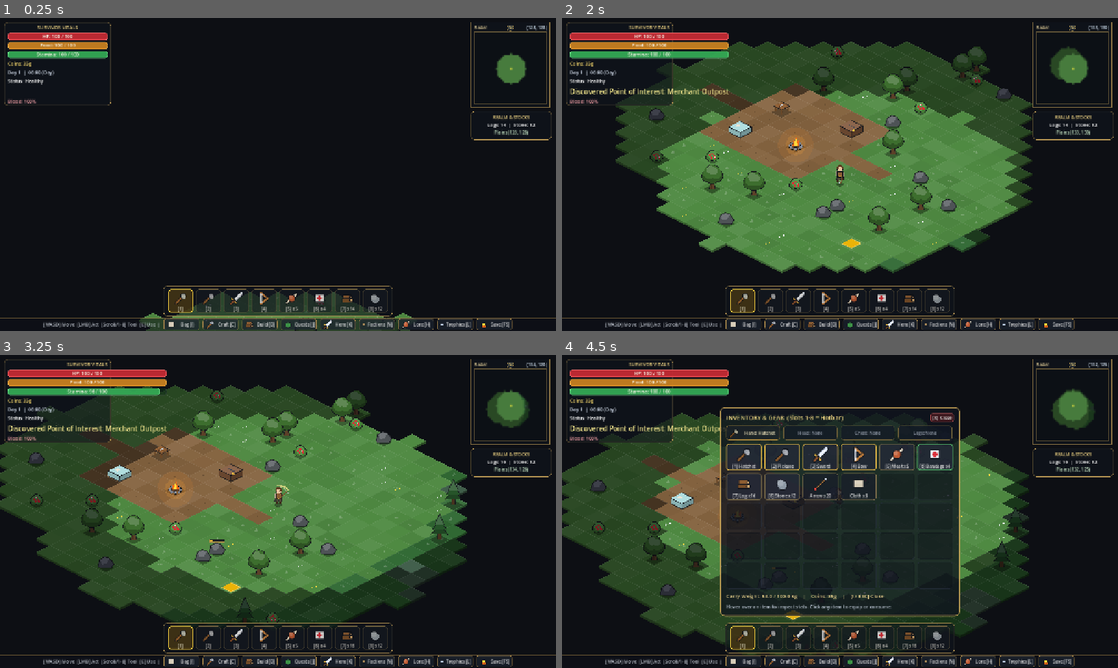
Above: before the commit, frames 1-4 (two rows, left to right).
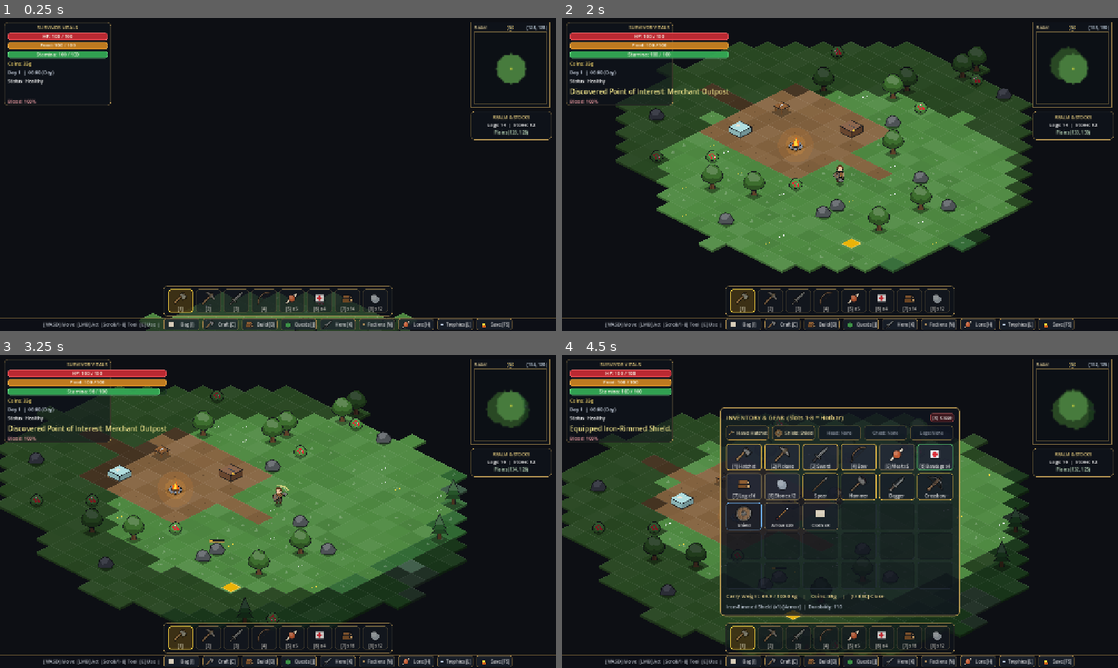
Above: after the commit, the same moments.

Repository: mrsgemaseny/MiniLife
Game: Godot game, scene res://scenes/main.tscn
The game is run twice, just before and just after one commit, with the same random seed, the same clock (stepped at 60 frames per second) and the same inputs.
Inputs (mouse positions are in pixels of both pictures, inside the frame that each line leads up to):
- Up to frame 1 (0.25 s): no input
- Up to frame 2 (2 s): tap Enter at 0.5 s; move the mouse to (962, 158) at 0.52 s; press the mouse at (962, 158) at 0.53 s; hold D (move_right) 0.53-1.28 s; move the mouse to (728, 190) at 1.27 s; release the mouse at (728, 190) at 1.28 s; hold S (move_down) from 1.28 s (still down); click (728, 190) at 1.35 s
- Up to frame 3 (3.25 s): move the mouse to (333, 442) at 2.02 s; release S (move_down) at 2.03 s; hold D (move_right) 2.03-2.78 s; hold Middle mouse button (demolish) 2.03-2.78 s; click (333, 442) at 2.3 s; move the mouse to (250, 574) at 2.77 s; hold W (move_up) from 2.78 s (still down); tap E (interact) at 2.85 s; click (250, 574) at 3.05 s
- Up to frame 4 (4.5 s): move the mouse to (1006, 558) at 3.52 s; release W (move_up) at 3.53 s; press the mouse at (1006, 558) at 3.53 s; hold A (move_left) 3.53-4.25 s; tap I at 3.6 s; release the mouse at (1006, 558) at 4.25 s; click (745, 514) at 4.25 s, where only the run after the commit has a clickable "Shield"

The runs differ from the first frame. In frame 1, 0.2% of the frame differs, in the area x 31-60%, y 87-100%; in frame 2, 0.2%; in frame 3, 0.2%; in frame 4, 3.5%, in the area x 1-71%, y 2-100%.

Commit message:
feat(sprites): integrate 9 RimWorld weapon/shield PNG sprites into ItemIconFactory, InventoryUI, and Player hand rendering

Diff:
--- a/data/items.json
+++ b/data/items.json
@@ -435,6 +435,61 @@
 		"craft_requirements": { "iron_ingot": 3, "plank": 2 },
 		"craft_station": "forge",
 		"skill_required": { "smithing": 22 }
+	},
+	{
+		"id": "iron_dagger",
+		"name": "Iron Dagger",
+		"type": "weapon",
+		"equip_slot": "weapon",
+		"weight": 1.4,
+		"value": 45,
+		"stackable": false,
+		"durability": 90,
+		"stats": {
+			"damage": 13,
+			"damage_type": "physical",
+			"attack_speed": 1.55,
+			"range": "melee"
+		},
+		"visual": { "sprite": "items/iron_dagger.png", "color": "#c0c8d0" },
+		"craft_requirements": { "iron_ingot": 1, "wood": 1 },
+		"craft_station": "forge",
+		"skill_required": { "smithing": 8 }
+	},
+	{
+		"id": "war_hammer",
+		"name": "Iron War Hammer",
+		"type": "weapon",
+		"equip_slot": "weapon",
+		"weight": 4.8,
+		"value": 95,
+		"stackable": false,
+		"durability": 140,
+		"stats": {
+			"damage": 25,
+			"damage_type": "physical",
+			"attack_speed": 0.85,
+			"range": "melee"
+		},
+		"visual": { "sprite": "items/war_hammer.png", "color": "#8c96a0" },
+		"craft_requirements": { "iron_ingot": 4, "wood": 2 },
+		"craft_station": "forge",
+		"skill_required": { "smithing": 22 }
+	},
+	{
+		"id": "wooden_shield",
+		"name": "Iron-Rimmed Shield",
+		"type": "armor",
+		"equip_slot": "offhand",
+		"weight": 3.5,
+		"value": 50,
+		"stackable": false,
+		"durability": 110,
+		"stats": { "defense": 10 },
+		"visual": { "sprite": "items/wooden_shield.png", "color": "#8b5a2b" },
+		"craft_requirements": { "wood": 3, "iron_ingot": 1 },
+		"craft_station": "workbench",
+		"skill_required": { "construction": 5 }
 	},
 	{
 		"id": "leather_armor",
--- a/scripts/entities/player.gd
+++ b/scripts/entities/player.gd
@@ -1,5 +1,7 @@
 class_name Player
 extends CharacterBody2D
+
+const IconFactory = preload("res://scripts/ui/item_icon_factory.gd")
 
 @export var stats: StatsComponent
 @export var health_comp: HealthComponent
@@ -52,11 +54,17 @@
 		inventory.add_item("bandage", 4)
 		inventory.add_item("wood", 14)
 		inventory.add_item("stone", 12)
+		inventory.add_item("bronze_spear", 1)
+		inventory.add_item("war_hammer", 1)
+		inventory.add_item("iron_dagger", 1)
+		inventory.add_item("heavy_crossbow", 1)
+		inventory.add_item("wooden_shield", 1)
 		inventory.add_item("arrow", 20)
 		inventory.add_item("cloth", 8)
 		inventory.add_gold(35)
 		active_hotbar_index = 0
 		equipment.equip("stone_axe")
+		equipment.equip("wooden_shield")
 		SignalBus.inventory_changed.emit(self, inventory.snapshot())
 
 func _physics_process(delta: float) -> void:
@@ -558,23 +566,23 @@
 		swing_angle_ofs = sin(_walk_phase) * 0.14 * _walk_blend
 
 	var weapon_dir: Vector2 = aim_dir.rotated(swing_angle_ofs)
-	var weapon_tip: Vector2 = hand_pos + weapon_dir * 19.0
-	if weapon_id.find("axe") != -1 or weapon_id.find("pick") != -1:
-		draw_line(hand_pos, weapon_tip, Color(0.48, 0.32, 0.18), 2.5)
-		var perp: Vector2 = Vector2(-weapon_dir.y, weapon_dir.x)
-		var head_pts: PackedVector2Array = PackedVector2Array([
-			weapon_tip - weapon_dir * 4.5,
-			weapon_tip + perp * 6.5,
-			weapon_tip + weapon_dir * 2.0 + perp * 3.5
-		])
-		draw_colored_polygon(head_pts, Color(0.76, 0.80, 0.85))
-	elif weapon_id.find("bow") != -1:
-		var b_angle: float = weapon_dir.angle()
-		draw_arc(hand_pos, 11.0, b_angle - 1.1, b_angle + 1.1, 12, Color(0.55, 0.36, 0.18), 2.2)
-	else:
+	var offhand_id: String = equipment.get_item_id("offhand") if equipment != null else ""
+	if not offhand_id.is_empty():
+		var shield_tex: ImageTexture = IconFactory.get_world_sprite(offhand_id)
+		if shield_tex != null:
+			var shield_pos: Vector2 = body_ofs + Vector2(-7.5, -14.0 - stride * 0.25)
+			draw_texture_rect(shield_tex, Rect2(shield_pos.x - 8.5, shield_pos.y - 8.5, 17.0, 17.0), false)
+
+	var weapon_tex: ImageTexture = IconFactory.get_world_sprite(weapon_id if not weapon_id.is_empty() else "stone_axe")
+	if weapon_tex != null:
+		var pivot_pos: Vector2 = hand_pos + weapon_dir * 6.5
+		var rot_angle: float = weapon_dir.angle() + PI * 0.25
+		draw_set_transform(pivot_pos, rot_angle, Vector2(1.0, 1.0))
+		draw_texture_rect(weapon_tex, Rect2(-12.0, -12.0, 24.0, 24.0), false)
+		draw_set_transform(Vector2.ZERO, 0.0, Vector2.ONE)
+	else:
+		var weapon_tip: Vector2 = hand_pos + weapon_dir * 19.0
 		draw_line(hand_pos, weapon_tip, Color(0.84, 0.88, 0.92), 2.8)
-		var guard_perp: Vector2 = Vector2(-weapon_dir.y, weapon_dir.x) * 4.0
-		draw_line(hand_pos + weapon_dir * 3.0 - guard_perp, hand_pos + weapon_dir * 3.0 + guard_perp, Color(0.78, 0.64, 0.24), 2.2)
 
 	# RimWorld-style Smooth Weapon Slash Trail
 	if _swing_timer > 0.0:
--- a/scripts/ui/inventory_ui.gd
+++ b/scripts/ui/inventory_ui.gd
@@ -142,6 +142,7 @@
 		var eq_comp: EquipmentComponent = player.get("equipment") as EquipmentComponent if player != null else null
 		var slot_names: Array[Dictionary] = [
 			{"key": "weapon", "label": "Hand"},
+			{"key": "offhand", "label": "Shield"},
 			{"key": "head", "label": "Head"},
 			{"key": "chest", "label": "Chest"},
 			{"key": "legs", "label": "Legs"}
@@ -153,7 +154,7 @@
 			if eq_comp != null:
 				eq_id = eq_comp.get_item_id(skey)
 			var badge: Button = Button.new()
-			badge.custom_minimum_size = Vector2(124, 34)
+			badge.custom_minimum_size = Vector2(98, 34)
 			badge.expand_icon = true
 			badge.add_theme_font_size_override("font_size", 10)
 			var bsb: StyleBoxFlat = _make_slot_style(Color(0.11, 0.14, 0.20, 0.72), Color(0.68, 0.56, 0.30, 0.80))
--- a/scripts/ui/item_icon_factory.gd
+++ b/scripts/ui/item_icon_factory.gd
@@ -4,6 +4,44 @@
 # Procedural 32x32 pixel-art ImageTexture generator & cache for all items and structures.
 
 static var _icon_cache: Dictionary = {}
+static var _world_sprite_cache: Dictionary = {}
+
+
+static func _resolve_sprite_path(id: String) -> String:
+	if id.find("pick") != -1:
+		return "res://assets/sprites/items/stone_pickaxe.png"
+	if id.find("axe") != -1:
+		return "res://assets/sprites/items/iron_axe.png"
+	if id.find("dagger") != -1:
+		return "res://assets/sprites/items/iron_dagger.png"
+	if id.find("sword") != -1 or id.find("blade") != -1:
+		return "res://assets/sprites/items/iron_sword.png"
+	if id.find("spear") != -1 or id.find("lance") != -1:
+		return "res://assets/sprites/items/spear.png"
+	if id.find("hammer") != -1 or id.find("mace") != -1:
+		return "res://assets/sprites/items/war_hammer.png"
+	if id.find("crossbow") != -1:
+		return "res://assets/sprites/items/crossbow.png"
+	if id.find("bow") != -1:
+		return "res://assets/sprites/items/hunting_bow.png"
+	if id.find("shield") != -1:
+		return "res://assets/sprites/items/wooden_shield.png"
+	return ""
+
+
+static func _load_raw_image(res_path: String) -> Image:
+	if res_path.is_empty():
+		return null
+	var abs_path: String = ProjectSettings.globalize_path(res_path)
+	if FileAccess.file_exists(abs_path):
+		var raw: Image = Image.load_from_file(abs_path)
+		if raw != null and not raw.is_empty():
+			return raw
+	if ResourceLoader.exists(res_path):
+		var tex: Texture2D = load(res_path) as Texture2D
+		if tex != null:
+			return tex.get_image()
+	return null
 
 
 static func get_icon(item_id: String) -> ImageTexture:
@@ -11,6 +49,16 @@
 		return null
 	if _icon_cache.has(item_id):
 		return _icon_cache[item_id] as ImageTexture
+
+	var sp_path: String = _resolve_sprite_path(item_id)
+	if not sp_path.is_empty():
+		var raw_img: Image = _load_raw_image(sp_path)
+		if raw_img != null:
+			var icon_img: Image = raw_img.duplicate() as Image
+			icon_img.resize(36, 36, Image.INTERPOLATE_LANCZOS)
+			var ext_tex: ImageTexture = ImageTexture.create_from_image(icon_img)
+			_icon_cache[item_id] = ext_tex
+			return ext_tex
 
 	var img: Image = Image.create(32, 32, false, Image.FORMAT_RGBA8)
 	img.fill(Color(0, 0, 0, 0))
@@ -18,6 +66,23 @@
 	var tex: ImageTexture = ImageTexture.create_from_image(img)
 	_icon_cache[item_id] = tex
 	return tex
+
+
+static func get_world_sprite(item_id: String) -> ImageTexture:
+	if item_id.is_empty():
+		return null
+	if _world_sprite_cache.has(item_id):
+		return _world_sprite_cache[item_id] as ImageTexture
+	var sp_path: String = _resolve_sprite_path(item_id)
+	if not sp_path.is_empty():
+		var raw_img: Image = _load_raw_image(sp_path)
+		if raw_img != null:
+			var w_img: Image = raw_img.duplicate() as Image
+			w_img.resize(64, 64, Image.INTERPOLATE_LANCZOS)
+			var w_tex: ImageTexture = ImageTexture.create_from_image(w_img)
+			_world_sprite_cache[item_id] = w_tex
+			return w_tex
+	return get_icon(item_id)
 
 
 static func _draw_item_art(img: Image, id: String) -> void:
Binary file added: assets/sprites/items/crossbow.png
Binary file added: assets/sprites/items/hunting_bow.png
Binary file added: assets/sprites/items/iron_axe.png
Binary file added: assets/sprites/items/iron_dagger.png
Binary file added: assets/sprites/items/iron_sword.png
Binary file added: assets/sprites/items/spear.png
Binary file added: assets/sprites/items/stone_pickaxe.png
Binary file added: assets/sprites/items/war_hammer.png
Binary file added: assets/sprites/items/wooden_shield.png
Not shown, changed: .agents/CONTEXT.md
